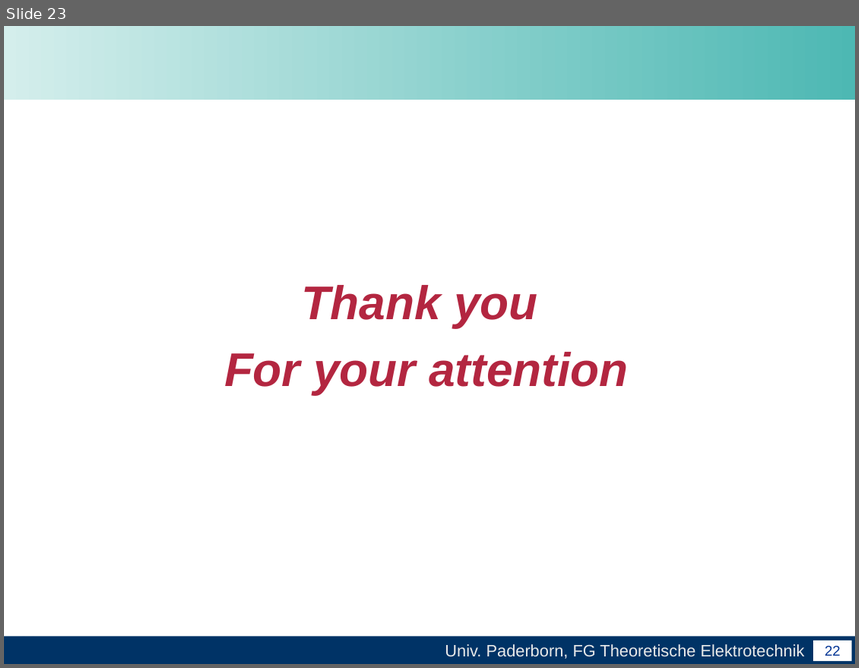
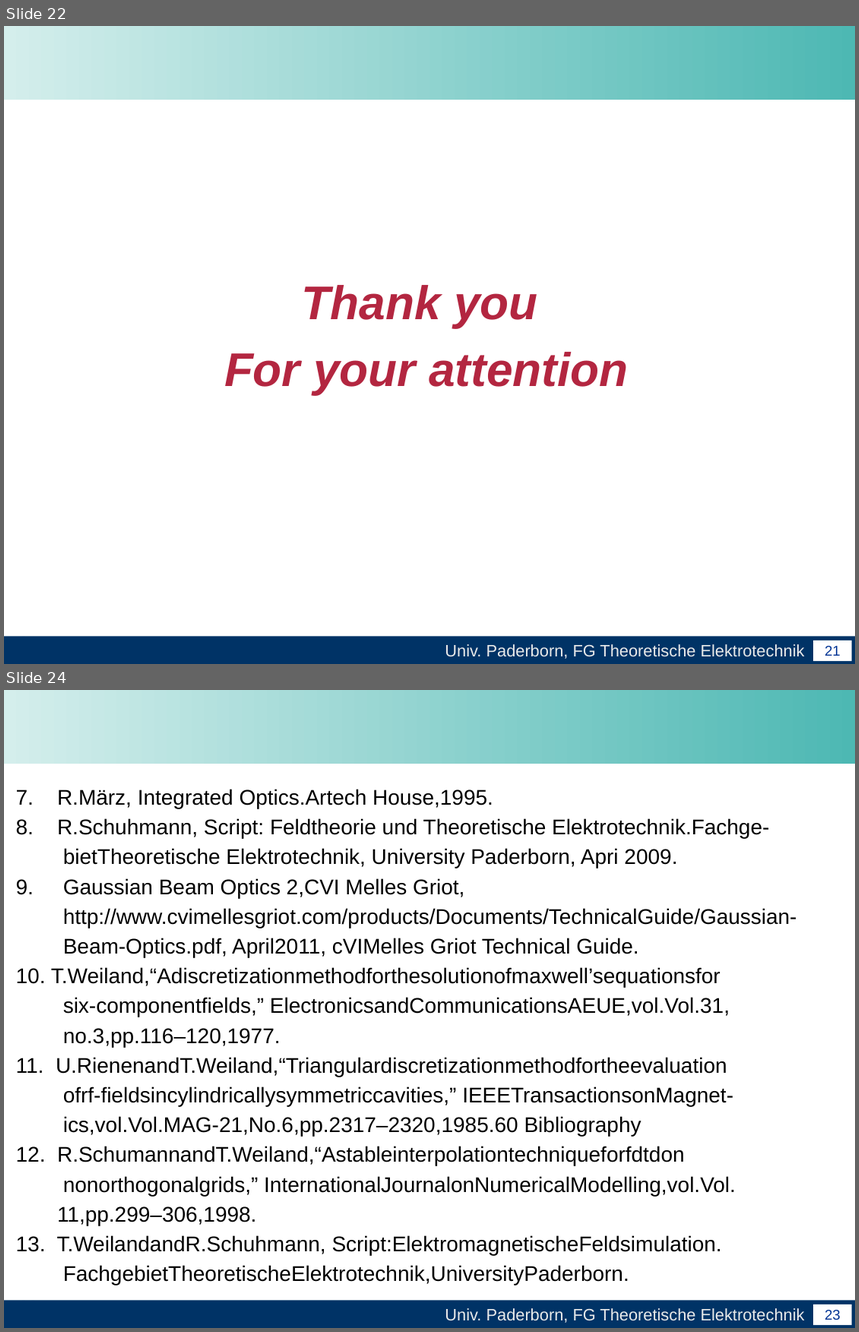
Before and after one commit to leonard117/arbeittet, a slide deck: Master_arbeit/word/Abschlussvortrag der Masterarbeit.pptx. Shown one above the other, each under a label of ours: slide 23 before the commit, slides 22 and 24 after it; the slides between them are not shown. The pictures are 859x668 and 859x1332 pixels, drawn with LibreOffice and Linux fonts; fonts in the diff are those of the drawing; background and template pictures are left out. Boxes give left, top, right and bottom in pixels: in the first picture for what was removed or moved away, otherwise in the second. Text is boxed around its words. In the diff, an @@ line names an element or a change of style, - is before the commit and + after.

```diff
--- a/Master_arbeit/word/Abschlussvortrag der Masterarbeit.pptx
+++ b/Master_arbeit/word/Abschlussvortrag der Masterarbeit.pptx
@@ slide 24 added at (4,690,855,1328), background #FFFFFF; not listed: 4 template elements that a slide beside it also shows @@
@@ text added at (16,789,797,1285), 18 pt, text #000000 @@
+7. R.März, Integrated Optics.Artech House,1995.
+8. R.Schuhmann, Script: Feldtheorie und Theoretische Elektrotechnik.Fachge-
+bietTheoretische Elektrotechnik, University Paderborn, Apri 2009.
+9. Gaussian Beam Optics 2,CVI Melles Griot,
+http://www.cvimellesgriot.com/products/Documents/TechnicalGuide/Gaussian-
+Beam-Optics.pdf, April2011, cVIMelles Griot Technical Guide.
+10. T.Weiland,“Adiscretizationmethodforthesolutionofmaxwell’sequationsfor
+six-componentﬁelds,” ElectronicsandCommunicationsAEUE,vol.Vol.31,
+no.3,pp.116–120,1977.
+11. U.RienenandT.Weiland,“Triangulardiscretizationmethodfortheevaluation
+ofrf-ﬁeldsincylindricallysymmetriccavities,” IEEETransactionsonMagnet-
+ics,vol.Vol.MAG-21,No.6,pp.2317–2320,1985.60 Bibliography
+12. R.SchumannandT.Weiland,“Astableinterpolationtechniqueforfdtdon
+nonorthogonalgrids,” InternationalJournalonNumericalModelling,vol.Vol.
+11,pp.299–306,1998.
+13. T.WeilandandR.Schuhmann, Script:ElektromagnetischeFeldsimulation.
+FachgebietTheoretischeElektrotechnik,UniversityPaderborn.
@@ what was slide 23 is now slide 22 @@
@@ page number at (825,646,841,656): text changed @@
-22
+21
```
Also in this commit, not shown: 12 slides changed, 2 other slides added, 1 slide removed.
